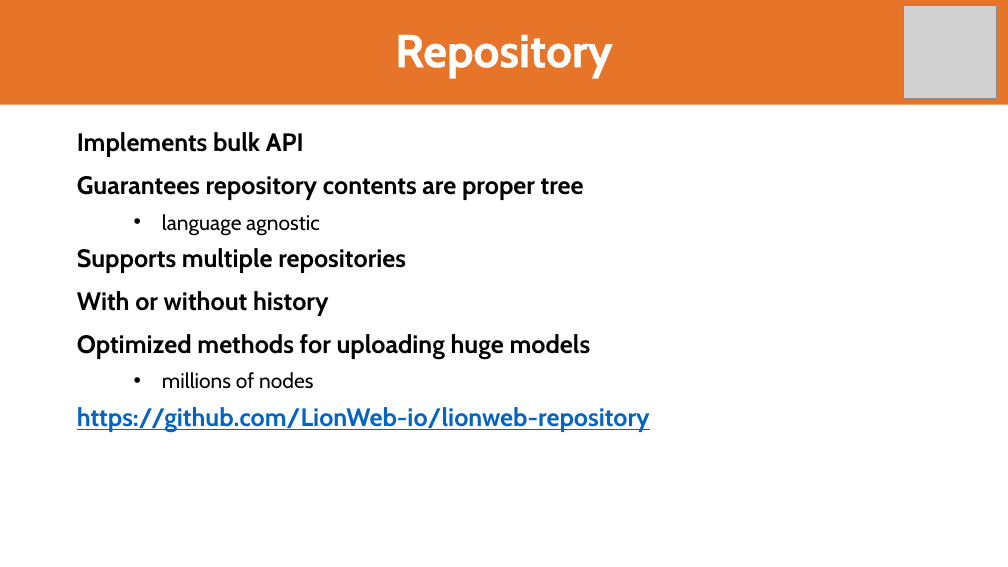
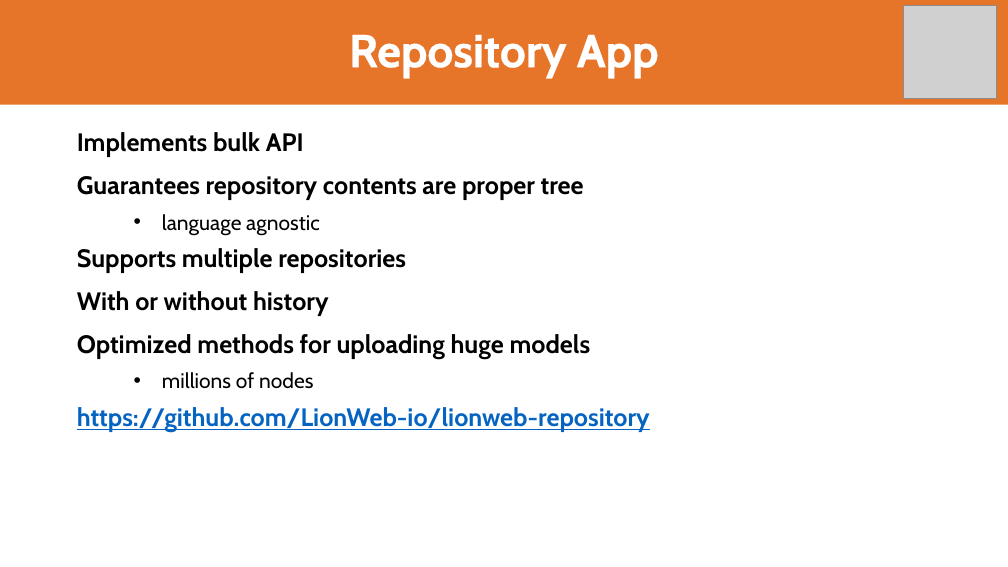
Before and after one commit to LionWeb-io/specification, a slide deck: slide 19 of resources/LangDev 2024 Talk.pptx. Drawn at 1008x567 pixels with LibreOffice and Linux fonts; fonts in the diff are those of the drawing; grey boxes stand for pictures; background and template pictures are left out. Boxes give left, top, right and bottom in pixels: in the first picture for what was removed or moved away, otherwise in the second. Text is boxed around its words. In the diff, an @@ line names an element or a change of style, - is before the commit and + after.

```diff
--- a/resources/LangDev 2024 Talk.pptx
+++ b/resources/LangDev 2024 Talk.pptx
@@ title at (349,34,659,78): text changed @@
-Repository
+Repository App
```
Also in this commit, not shown: 12 other slides changed.
